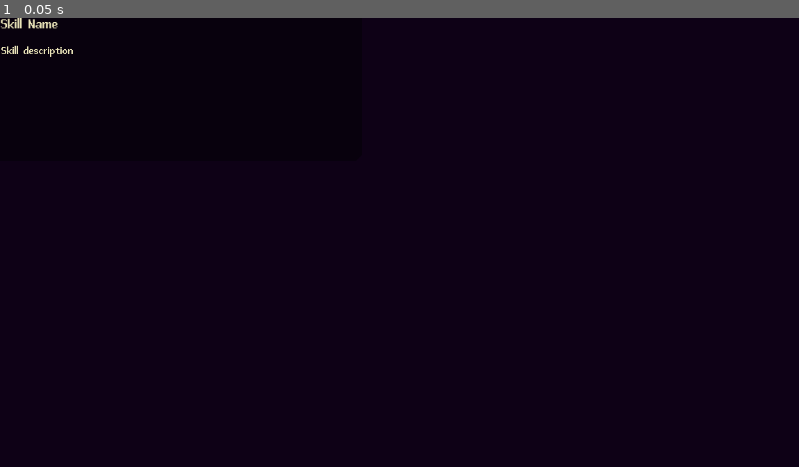
Above: before the commit, frame 1.
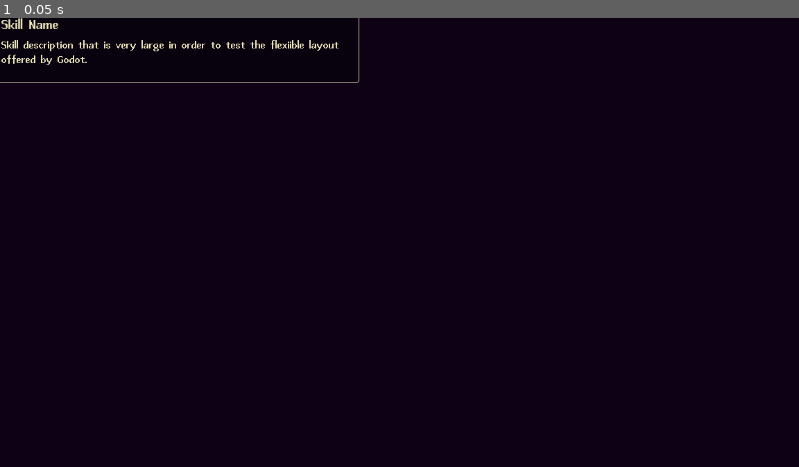
Above: after the commit, the same moment.

Repository: Juanxpeke/GD-FPSJuegos
Game: Godot game, scene res://Core/UI/HUD/PlayerInterface/skill_tooltip.tscn
Two runs of this game, one before a commit and one after it. Both use one fixed random seed, a clock stepped at 60 frames per second and the inputs below. This scene is started directly instead of the project's main scene. The engine's default icon, where the game draws it, is replaced by a stand-in: a white triangle on a blue panel in a dark square.
Inputs:
- Up to frame 1 (0.05 s): no input

The runs differ from the first frame. In frame 1, 0.7% of the frame differs, in the area x 0-46%, y 0-15%.

Commit message:
misc: bare styles

Diff:
--- a/Core/UI/HUD/PlayerInterface/skill_lists_container.gd
+++ b/Core/UI/HUD/PlayerInterface/skill_lists_container.gd
@@ -1,5 +1,5 @@
 class_name SkillListsContainer
-extends Panel
+extends Control
 
 var tooltip_scene: PackedScene = preload("res://Core/UI/HUD/PlayerInterface/skill_tooltip.tscn")
 
--- a/Core/UI/HUD/PlayerInterface/skill_lists_container.tscn
+++ b/Core/UI/HUD/PlayerInterface/skill_lists_container.tscn
@@ -1,15 +1,25 @@
-[gd_scene load_steps=6 format=3 uid="uid://m5pxvi7avooy"]
+[gd_scene load_steps=10 format=3 uid="uid://m5pxvi7avooy"]
 
 [ext_resource type="Script" path="res://Core/UI/HUD/PlayerInterface/skill_lists_container.gd" id="1_dmsxe"]
 [ext_resource type="Script" path="res://Core/UI/HUD/PlayerInterface/skill_list.gd" id="1_xwjme"]
 [ext_resource type="Script" path="res://Core/UI/HUD/PlayerInterface/skill_active_list.gd" id="2_v8vk0"]
 
+[sub_resource type="StyleBoxEmpty" id="StyleBoxEmpty_54gwr"]
+
 [sub_resource type="StyleBoxEmpty" id="StyleBoxEmpty_fb75g"]
+
+[sub_resource type="StyleBoxFlat" id="StyleBoxFlat_6o71q"]
+bg_color = Color(0.921569, 0.898039, 0.729412, 1)
+
+[sub_resource type="StyleBoxEmpty" id="StyleBoxEmpty_8wfgb"]
 
 [sub_resource type="StyleBoxEmpty" id="StyleBoxEmpty_lctya"]
 
-[node name="SkillList" type="Panel"]
-anchors_preset = -1
+[sub_resource type="StyleBoxFlat" id="StyleBoxFlat_ne4gt"]
+bg_color = Color(0.929412, 0.6, 0.6, 1)
+
+[node name="SkillListsContainer" type="Control"]
+layout_mode = 3
 anchor_top = 0.25
 anchor_right = 0.235
 anchor_bottom = 0.883
@@ -26,12 +36,17 @@
 anchor_bottom = 0.72
 offset_bottom = -0.200012
 grow_horizontal = 2
+theme_override_constants/h_separation = 2
+theme_override_constants/v_separation = 0
+theme_override_constants/icon_margin = 0
+theme_override_constants/line_separation = 0
+theme_override_styles/panel = SubResource("StyleBoxEmpty_54gwr")
 theme_override_styles/focus = SubResource("StyleBoxEmpty_fb75g")
+theme_override_styles/hovered = SubResource("StyleBoxFlat_6o71q")
 allow_search = false
 text_overrun_behavior = 2
 max_columns = 2
 same_column_width = true
-fixed_column_width = 120
 icon_mode = 0
 fixed_icon_size = Vector2i(48, 48)
 script = ExtResource("1_xwjme")
@@ -46,12 +61,13 @@
 offset_top = -0.0200195
 grow_horizontal = 2
 grow_vertical = 2
+theme_override_styles/panel = SubResource("StyleBoxEmpty_8wfgb")
 theme_override_styles/focus = SubResource("StyleBoxEmpty_lctya")
+theme_override_styles/hovered = SubResource("StyleBoxFlat_ne4gt")
 allow_search = false
 text_overrun_behavior = 2
 max_columns = 3
 same_column_width = true
-fixed_column_width = 83
 icon_mode = 0
 fixed_icon_size = Vector2i(48, 48)
 script = ExtResource("2_v8vk0")
--- a/Core/UI/HUD/PlayerInterface/skill_tooltip.gd
+++ b/Core/UI/HUD/PlayerInterface/skill_tooltip.gd
@@ -1,8 +1,5 @@
 class_name SkillTooltip
-extends Panel
-
-@onready var name_label := %Name
-@onready var description_label := %Description
+extends PanelContainer
 
 # Private
 
@@ -14,5 +11,5 @@
 
 # Sets the skill data
 func set_skill_data(skill_name: String, skill_description: String) -> void:
-	get_child(0).text = skill_name
-	get_child(1).text = skill_description
+	get_child(0).get_child(0).text = skill_name
+	get_child(0).get_child(1).text = skill_description
--- a/Core/UI/HUD/PlayerInterface/skill_tooltip.tscn
+++ b/Core/UI/HUD/PlayerInterface/skill_tooltip.tscn
@@ -1,39 +1,42 @@
-[gd_scene load_steps=2 format=3 uid="uid://3vg2uf5qqnci"]
+[gd_scene load_steps=3 format=3 uid="uid://3vg2uf5qqnci"]
 
 [ext_resource type="Script" path="res://Core/UI/HUD/PlayerInterface/skill_tooltip.gd" id="1_lu4vi"]
 
-[node name="Tooltip" type="Panel"]
-custom_minimum_size = Vector2(300, 120)
-anchors_preset = -1
-anchor_right = 0.436
-anchor_bottom = 0.287
-offset_right = -0.272034
-offset_bottom = 0.0240021
+[sub_resource type="StyleBoxFlat" id="StyleBoxFlat_blwxr"]
+bg_color = Color(0.0313726, 0.00392157, 0.0509804, 0.921569)
+border_width_left = 1
+border_width_top = 1
+border_width_right = 1
+border_width_bottom = 1
+border_color = Color(0.921569, 0.898039, 0.729412, 0.882353)
+corner_radius_top_left = 4
+corner_radius_top_right = 4
+corner_radius_bottom_right = 4
+corner_radius_bottom_left = 4
+expand_margin_left = 16.0
+expand_margin_top = 16.0
+expand_margin_right = 16.0
+expand_margin_bottom = 16.0
+
+[node name="Tooltip" type="PanelContainer"]
+custom_minimum_size = Vector2(300, 78)
+offset_right = 502.0
+offset_bottom = 78.0
 grow_horizontal = 2
 grow_vertical = 2
-size_flags_horizontal = 3
+theme_override_styles/panel = SubResource("StyleBoxFlat_blwxr")
 script = ExtResource("1_lu4vi")
 
-[node name="Name" type="Label" parent="."]
-layout_mode = 1
-anchors_preset = 10
-anchor_right = 1.0
-offset_bottom = 26.0
-grow_horizontal = 2
+[node name="InfoContainer" type="VBoxContainer" parent="."]
+layout_mode = 2
+size_flags_vertical = 0
+
+[node name="Name" type="Label" parent="InfoContainer"]
+layout_mode = 2
 theme_override_font_sizes/font_size = 20
 text = "Skill Name"
 
-[node name="Description" type="Label" parent="."]
-layout_mode = 1
-anchors_preset = -1
-anchor_left = 0.002
-anchor_top = 0.215
-anchor_right = 1.012
-anchor_bottom = 0.984
-offset_left = -0.00400007
-offset_top = 0.00999832
-offset_right = -0.0240479
-offset_bottom = -0.0240021
-grow_horizontal = 2
-text = "Skill description"
+[node name="Description" type="Label" parent="InfoContainer"]
+layout_mode = 2
+text = "Skill description that is very large in order to test the flexiible layout offered by Godot."
 autowrap_mode = 3
--- a/Themes/main_theme.tres
+++ b/Themes/main_theme.tres
@@ -148,6 +148,22 @@
 expand_margin_right = 4.0
 expand_margin_bottom = 4.0
 
+[sub_resource type="StyleBoxFlat" id="StyleBoxFlat_blwxr"]
+bg_color = Color(0.0313726, 0.00392157, 0.0509804, 0.921569)
+border_width_left = 1
+border_width_top = 1
+border_width_right = 1
+border_width_bottom = 1
+border_color = Color(0.921569, 0.898039, 0.729412, 0.882353)
+corner_radius_top_left = 4
+corner_radius_top_right = 4
+corner_radius_bottom_right = 4
+corner_radius_bottom_left = 4
+expand_margin_left = 16.0
+expand_margin_top = 16.0
+expand_margin_right = 16.0
+expand_margin_bottom = 16.0
+
 [resource]
 default_font = ExtResource("1_lb8bi")
 default_font_size = 16
@@ -179,4 +195,5 @@
 RichTextLabel/colors/default_color = Color(0.921569, 0.898039, 0.729412, 1)
 TextEdit/styles/focus = SubResource("StyleBoxFlat_sf2u7")
 TextEdit/styles/normal = SubResource("StyleBoxFlat_xf4l8")
+TooltipPanel/styles/panel = SubResource("StyleBoxFlat_blwxr")
 VBoxContainer/constants/separation = 8
Not shown: 1 places in Themes/main_theme.tres that only renumber resources
